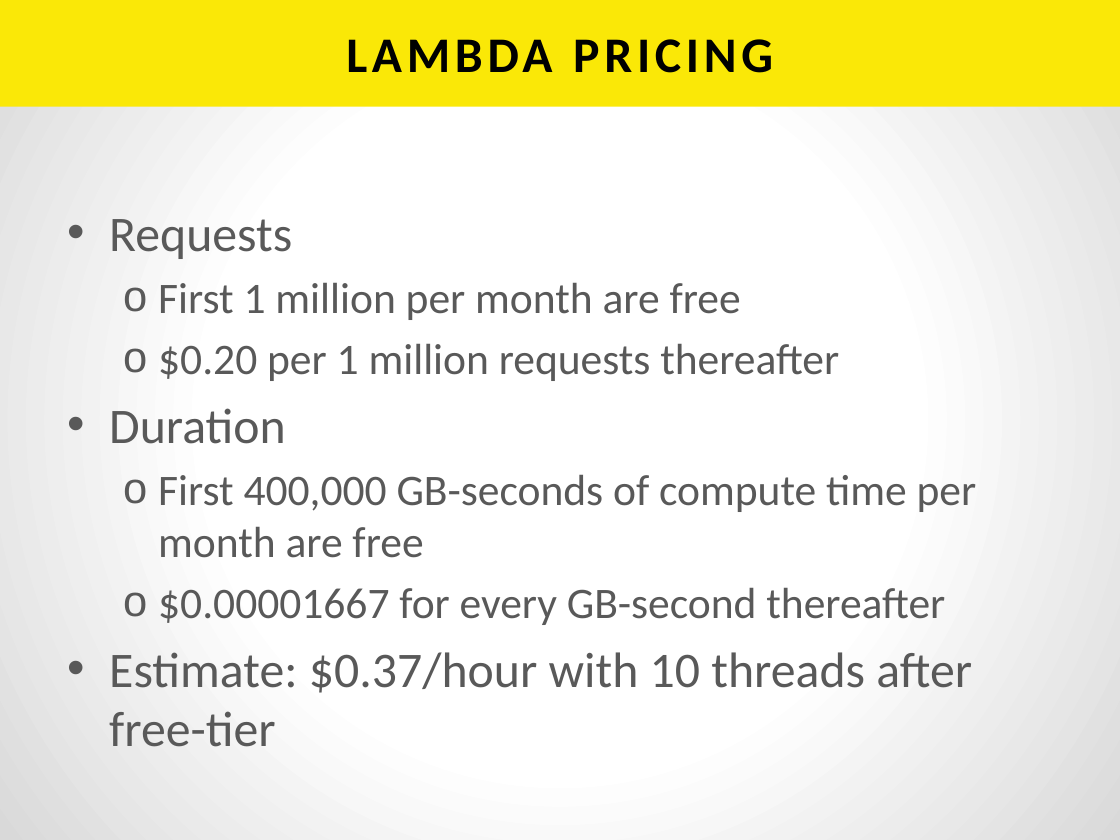
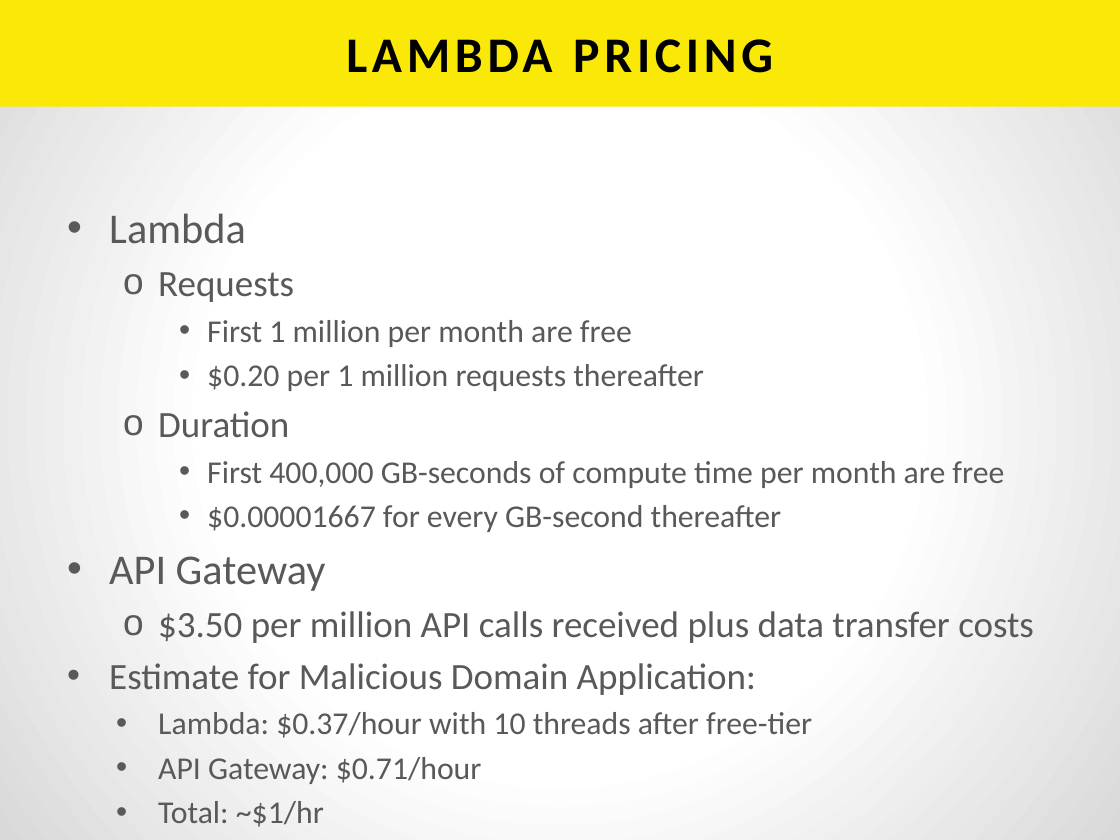
Before and after one commit to h2oai/h2o-tutorials, a slide deck: slide 18 of tutorials/aws-lambda-app/BuildingAnAppWithAWSLambda.pptx (slide 19 before the commit). Drawn at 1120x840 pixels with LibreOffice and Linux fonts; fonts in the diff are those of the drawing. Boxes give left, top, right and bottom in pixels: in the first picture for what was removed or moved away, otherwise in the second. Text is boxed around its words. In the diff, an @@ line names an element or a change of style, - is before the commit and + after.

```diff
--- a/tutorials/aws-lambda-app/BuildingAnAppWithAWSLambda.pptx
+++ b/tutorials/aws-lambda-app/BuildingAnAppWithAWSLambda.pptx
@@ text at (109,213,246,244): paragraph added @@
+• Lambda
@@ text at (158,272,1004,532): size 32 to 23.8 pt in "Requests", "Duration"; size 28 to 20.4 pt in "First 1 million per month are free", "$0.20 per 1 million requests thereafter", "First 400,000 GB-seconds of compute time per ...", "$0.00001667 for every GB-second thereafter"; bullet • to o; list level 1 to 2 in "Requests"; bullet o to •; list level 2 to 3 in "First 1 million per month ..."; list level 2 to 3 in "$0.20 per 1 million requests ..."; list level 1 to 2 in "Duration"; list level 2 to 3 in "First 400,000 GB-seconds of compute ..."; list level 2 to 3 in "$0.00001667 for every GB-second thereafter" @@
@@ text at (109,556,1034,827): text changed; size 32 to 23.8 pt @@
-• Estimate: $0.37/hour with 10 threads after free-tier
+• API Gateway
+  o $3.50 per million API calls received plus data transfer costs
+  • Estimate for Malicious Domain Application:
+    • Lambda: $0.37/hour with 10 threads after free-tier
+    • API Gateway: $0.71/hour
+    • Total: ~$1/hr
```
Also in this commit, not shown: 7 other slides changed, 1 slide added, 1 slide removed.
